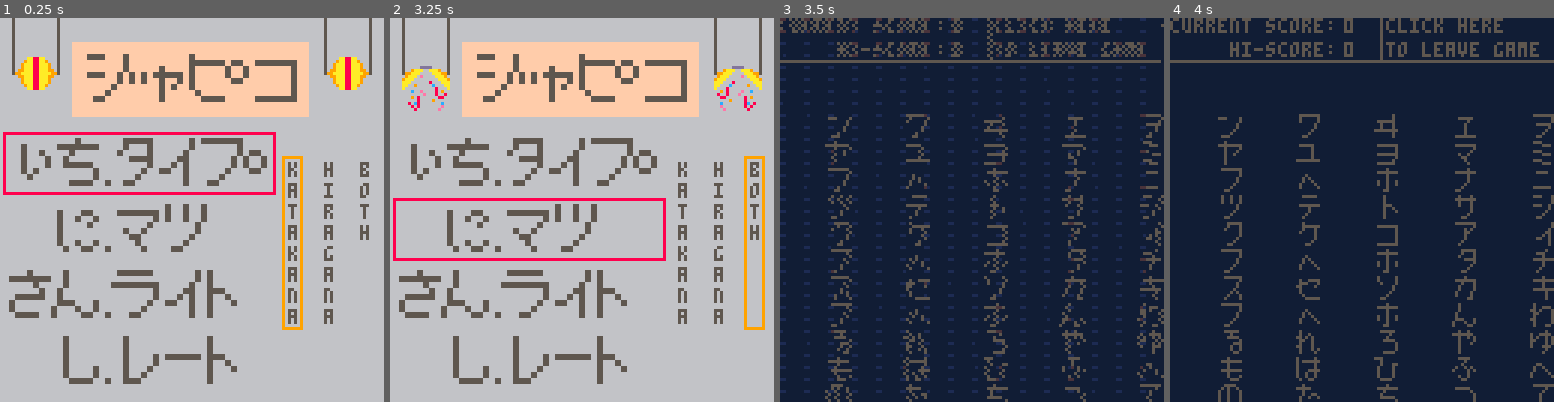
Above: before the commit, frames 1-4 (left to right).
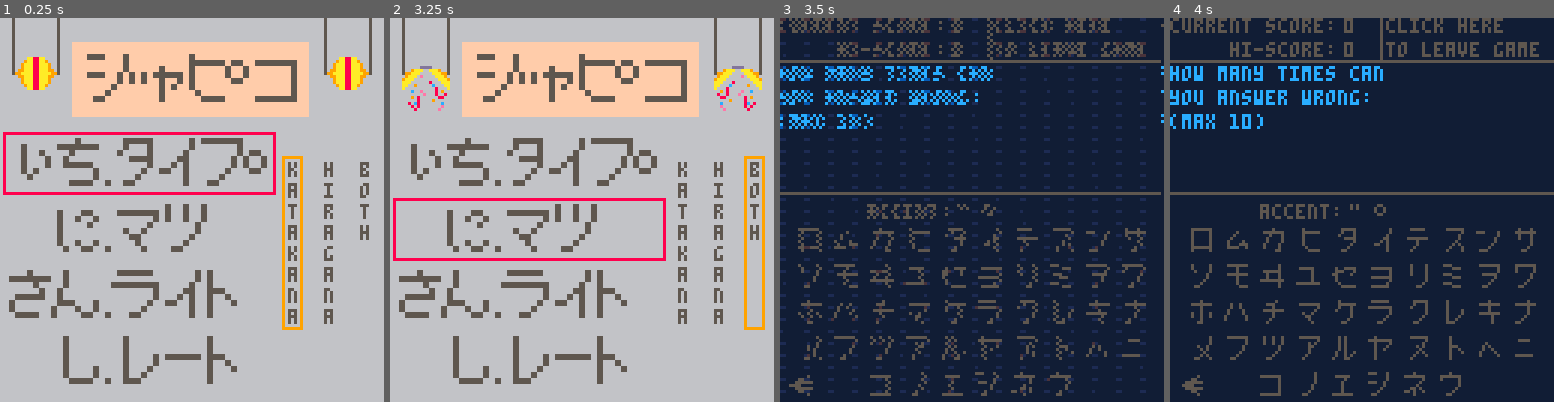
Above: after the commit, the same moments.

Repository: playerpeter1231/Japico
Game: PICO-8 cartridge japico.p8
Same seed, same stepped clock (60 frames per second), same inputs: the game is played once before the commit and once after it.
Inputs (mouse positions are in pixels of both pictures, inside the frame that each line leads up to):
- Up to frame 1 (0.25 s): no input
- Up to frame 2 (3.25 s): tap O (Z key) at 0.33, 0.7, 1.43, 2.22, 3.1 s; click (459, 121) at 0.67 s; tap X (X key) at 1.07, 2.07, 2.4, 2.73, 3.07 s; click (520, 267) at 1.22 s; click (585, 114) at 1.77 s; hold Left 1.97-2.37 s; click (647, 259) at 2.32 s; hold Down 2.42-2.82 s; click (712, 106) at 2.87 s; hold Right from 2.87 s (still down)
- Up to frame 3 (3.5 s): keep holding Right; tap X (X key) at 3.4 s; click (864, 256) at 3.42 s
- Up to frame 4 (4 s): release Right at 3.53 s; hold Up from 3.58 s (still down); tap X (X key) at 3.73 s; click (1315, 102) at 3.97 s; tap O (Z key) at 3.98 s

Frames 1-2 are identical in both runs. In frame 3, 13% of the frame differs, in the area x 0-100%, y 12-100%; in frame 4, 13%.

Commit message:
Add files via upload
Added mouse functionality for second game and the corresponding keyboard

V0.5

Diff:
--- a/japico.p8
+++ b/japico.p8
@@ -1,10 +1,15 @@
 pico-8 cartridge // http://www.pico-8.com
 version 18
 __lua__
+--todo: custom font for match game
 function _init()
  bgcolor = 0
  --rnum = flr(rnd(maxrnd)+1) --random number variable
  kstr = "" --for handling keyboard strings
+ setup1 = true
+ setup2 = false
+ gameover=false
+ debug = false
 
  poke(0x5f2d,1)
  menu_init()
@@ -31,10 +36,6 @@
 
 function type_init()
  textcol = 5
- setup1 = true
- setup2 = false
- gameover=false
- debug = false
  useit = 1 --iterator for used table
  maxw = 0 --maximum wrong answers
  maxm = 0 --maximum missed letters
@@ -111,30 +113,17 @@
 
 function match_init()
 --random indexing for randomizing keyboard
- rndind73 = {}
- rndind146 = {}
- for i=1, 72 do
-  add(rndind73,i)
-  add(rndind146,i)
- end
- for i=73,146 do
-  add(rndind146,i)
- end
-
- for i=1, 71 do
-  rndswp = rnd(72-i)+i
-  value = rndind73[i]
-  rndind73[i] = rndind73[rndswp]
-  rndind73[rndswp] = value
- end
-
- for i=1, 145 do
-  rndswp = rnd(146-i)+i
-  value = rndind146[i]
-  rndind146[i] = rndind146[rndswp]
-  rndind146[rndswp] = value
- end
-
+ rndind = {}
+ for i=1, 46 do
+  add(rndind,i)
+ end
+
+ for i=1, 46 do
+  rndswp = flr(rnd(46-i)+i)
+  value = rndind[i]
+  rndind[i] = rndind[rndswp]
+  rndind[rndswp] = value
+ end
 end
 
 function _update()
@@ -145,6 +134,7 @@
   k_update()
   type_update()
  elseif(gstate == 2) then
+  k_update()
   match_update()
  end
 end
@@ -326,8 +316,47 @@
  end
 end
 
+function m_update()
+
+end
+
 function match_update()
-  bgcolor = 0
+ bgcolor = 0
+ if(input == "\r") then
+  if(setup1 and tonum(kout)!=nil) then
+   if(tonum(kout)>-1 and tonum(kout)<11) then
+    maxw = tonum(kout)
+    setup1=false
+    setup2=true
+   end
+  elseif(setup2 and tonum(kout)!=nil) then
+   if(tonum(kout)>-1 and tonum(kout)<16) then
+    maxm = tonum(kout)
+    sfx(4)
+    timer = 60
+   end
+  end
+  kout = ""
+  kstr = ""
+ end
+
+ if(not gameover) then
+  if(stat(34) == 1) then
+   if(stat(32) > 64 and stat(33) < 14) gstate = 0
+   unique_rand()
+  end
+ end
+
+ if(timer > 0) then
+  timer -= 1
+  if(timer == 10) then
+   textcol +=1
+  elseif(timer == 0) then
+   textcol +=1
+   setup2 = false
+   timer = -1
+  end
+ end
 end
 
 function _draw()
@@ -473,23 +502,58 @@
 end
 
 function match_draw()
+ if(not(setup1 or setup2 or gameover))then
+ engtxt = scan_text(c[rnum].pho)
+ put_sintext(engtxt,8,26,'big')
+ end
  print("current score: ",0,0,textcol)
  print(currscore,58,0,textcol)
  print("hi-score: ",20,8,textcol)
  print(hiscore,58,8,textcol)
  print("click here",72,0,textcol)
  print("to leave game",72,8,textcol)
- if(not gameover) then
-  inc = 0
-  for char in all(c) do
-   sspr(char.sprx,char.spry,8,8,((inc%10)*26)+16,(flr(inc/10)*9)+32)
-   inc += 1
-  end
- end
-
  rect(-1,-1,70,14,textcol)
  rect(70,-1,130,14,textcol)
-
+ rect(-1,58,130,130,textcol)
+ if(setup1) then
+  print("how many times can",0,16,12)
+  print("you answer wrong: ",0,24,12)
+  print("(max 10)",0,32,12)
+  print(kout,68,24,12)
+ elseif(setup2 and not(timer > 0)) then
+  print("how many times can",0,16,12)
+  print("you miss a character:",0,24,12)
+  print("(max 15)",0,32,12)
+  print(kout,84,24,12)
+ end
+
+ if(not gameover) then
+  print("accent:",30,62,textcol)
+  spr(1,60,62)
+  spr(2,68,62)
+  inc = 0
+  for r in all(rndind) do
+   if(inc < 40) then
+    sspr(c[r].sprx,c[r].spry,8,8,((inc%10)*12)+6,(flr(inc/10)*12)+70)
+   elseif(inc > 39) then
+    sspr(c[r].sprx,c[r].spry,8,8,(inc-39)*12+17,118)
+   end
+   inc += 1
+  end
+
+  if(bothalph) then
+   sspr(0,56,8,8,4,118,8,8,true,false)
+   sspr(0,56,32,8,8,116,118)
+  end
+
+  if(not (setup1 or setup2)) then
+   if(stat(34) != 1) spr(113,stat(32)-1,stat(33)-1)
+   if(stat(34) == 1) spr(114,stat(32)-1,stat(33)-1)
+  end
+ end
+
+ pal()
+ pal(7,textcol)
  pal(0,129,1)
 end
 
@@ -525,230 +589,267 @@
     for a = 0,5 do upd_key(a) end
 end
 
-…(227 lines of a section not shown)…
+-->8
+--for enlarged text
+--code by saccharine
+
+function scan_text(text)
+ cls(bgcolor)
+ scan={}
+ print(text,0,0,1)
+ for x=0,(#text)*4 do
+   scan[x]={}
+   for y=0,6 do
+     scan[x][y]=pget(x,y)
+   end
+ end
+ cls(bgcolor)
+ return scan
+end
+
+function put_sintext(text,x,y,effect)
+  local i,j
+  for i=0,#text do
+   for j=0,6 do
+    --a=sin(angle)*6
+    if text[i][j]==1 then
+    --if (effect=='rect') rectfill(i*3+x, j*3+y+a, i*3+x+3, j*3+y+3+a, (i+j)%7+8)
+    --if (effect=='circ') circ(i*4+x, j*4+y+a, 1, (i+j)%3+12)
+    --if (effect=='pixl') pset(i*2+x, j*2+y+a,    (i+j)%3+8)
+     if (effect=='big')  rectfill(i*4+x, j*4+y, i*4+x+3, j*4+y+3, 7)
+    --if (effect=='col-only') pset(i+x, j+y,    (i+j)%3+12)
+    end
+   end
+   --angle+=dangle
+   --if (angle>1) angle=0
+ end
+end
+…(229 lines of a section not shown)…
Not shown, changed: 28 lines of the sprite sheet (__gfx__) section of japico.p8
Not shown, changed: japico.p8.png
